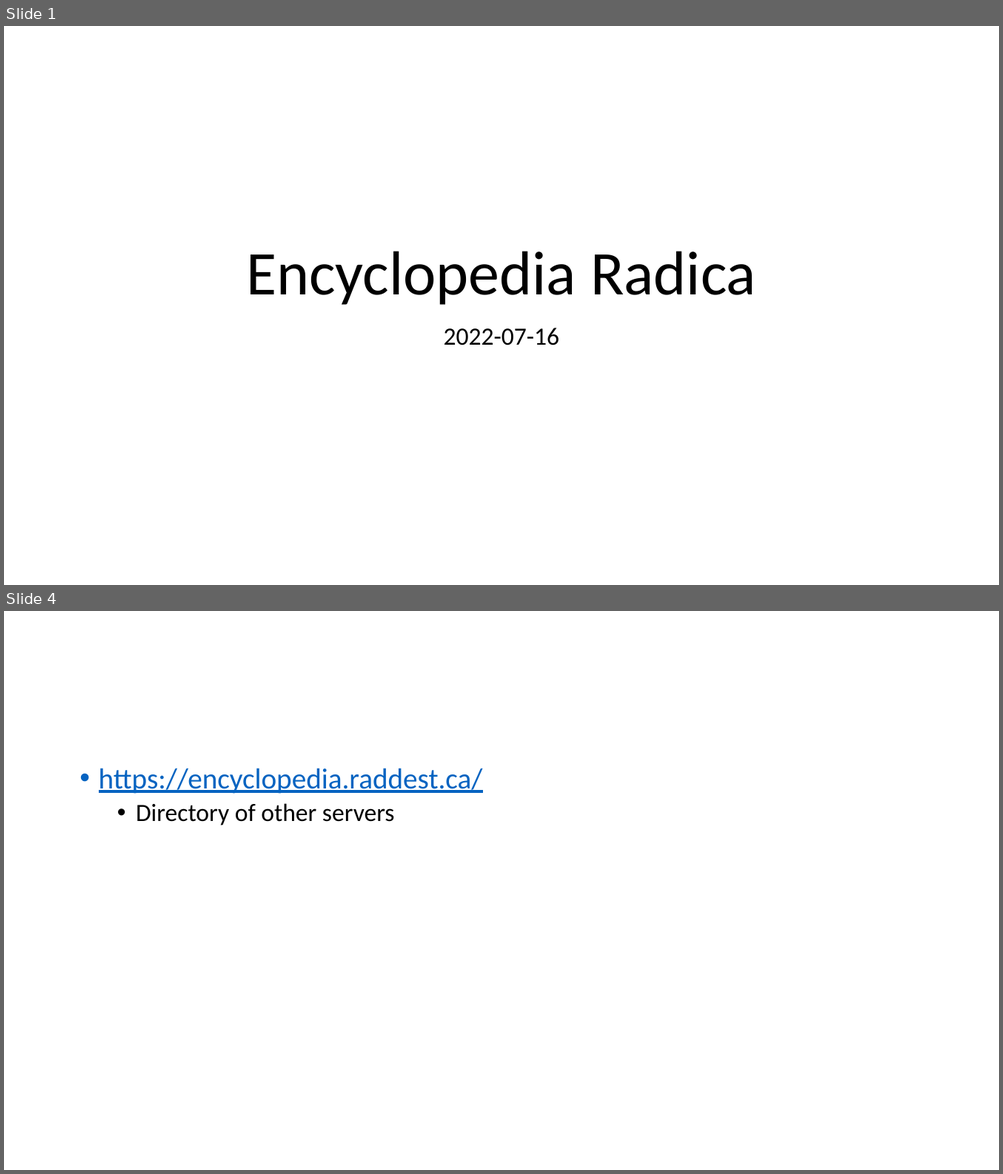
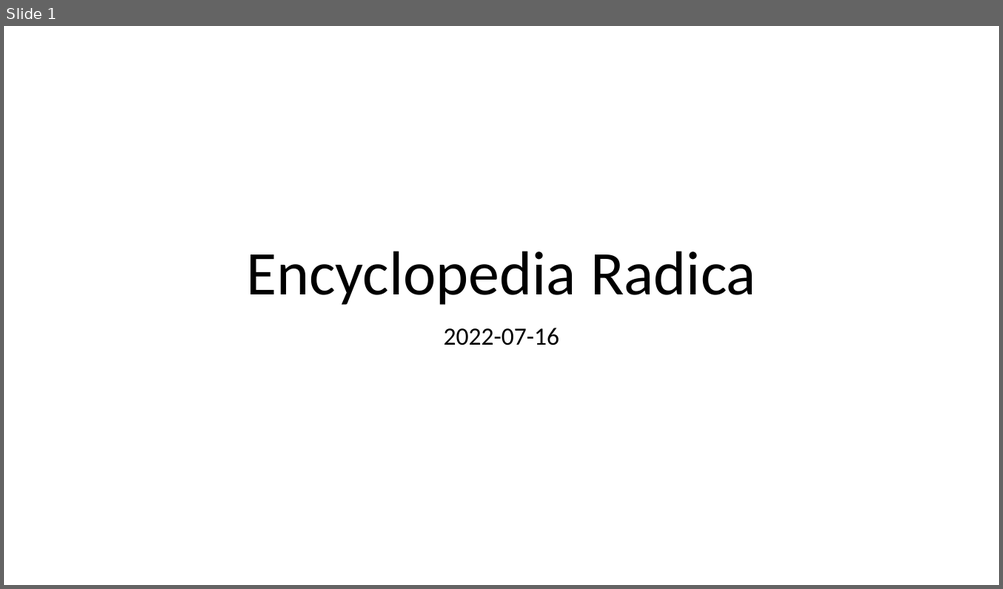
Before and after one commit to raddest-ca/encyclopedia-radica, a slide deck: radica.pptx. Shown one above the other, each under a label of ours: slides 1 and 4 before the commit, slide 1 after it; the slides between them are not shown. The pictures are 1003x1174 and 1003x589 pixels, drawn with LibreOffice and Linux fonts; fonts in the diff are those of the drawing. Boxes give left, top, right and bottom in pixels: in the first picture for what was removed or moved away, otherwise in the second. Text is boxed around its words. In the diff, an @@ line names an element or a change of style, - is before the commit and + after.

```diff
--- a/radica.pptx
+++ b/radica.pptx
@@ slide 4 removed at (4,611,999,1170), background #FFFFFF @@
@@ text removed at (99,768,483,826) @@
-• https://encyclopedia.raddest.ca/
-  • Directory of other servers
```
Also in this commit, not shown: 1 slide added, 5 other slides removed.
